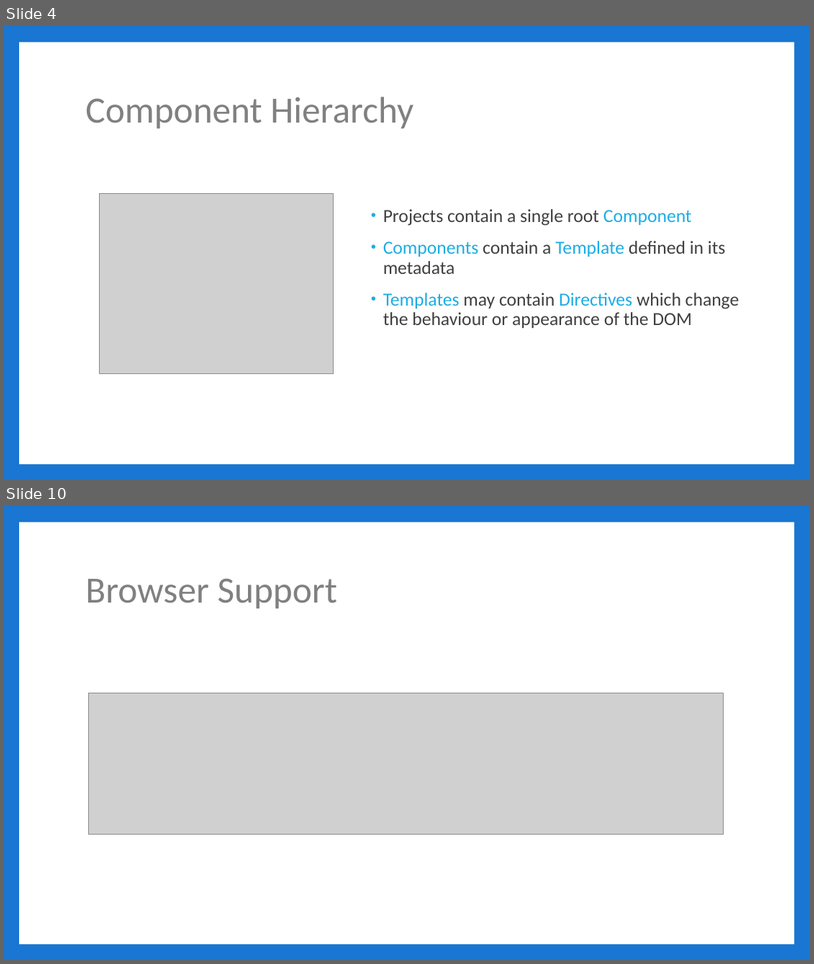
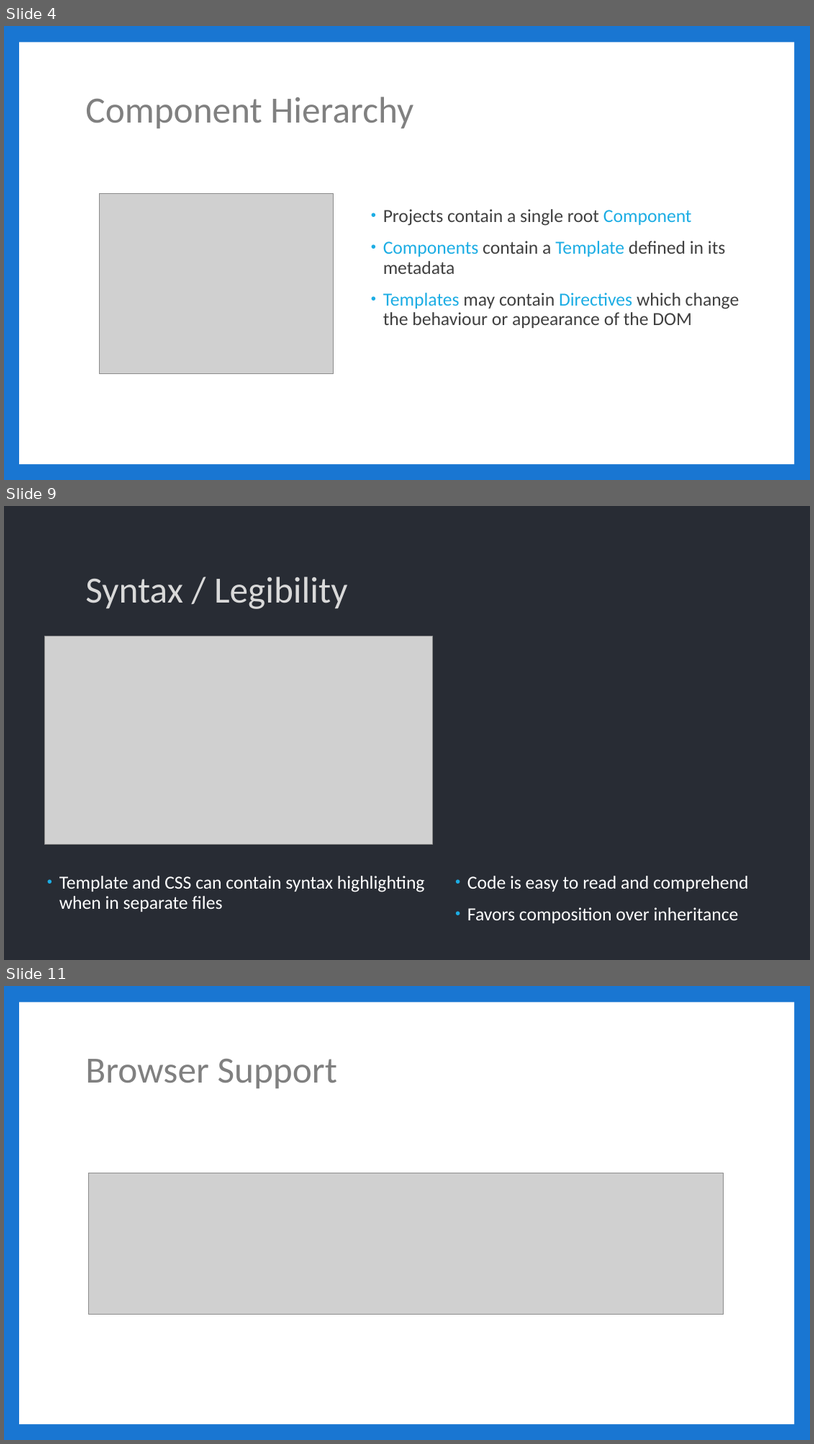
Before and after one commit to jbicks/angular2-demo, a slide deck: Angular2.pptx. Shown one above the other, each under a label of ours: slides 4 and 10 before the commit, slides 4, 9 and 11 after it; the slides between them are not shown. The pictures are 814x964 and 814x1444 pixels, drawn with LibreOffice and Linux fonts; fonts in the diff are those of the drawing; grey boxes stand for pictures. Boxes give left, top, right and bottom in pixels: in the first picture for what was removed or moved away, otherwise in the second. Text is boxed around its words. In the diff, an @@ line names an element or a change of style, - is before the commit and + after.

```diff
--- a/Angular2.pptx
+++ b/Angular2.pptx
@@ slide 9 added at <box>4,506,810,960</box>, background #282C34 @@
@@ title added at <box>85,577,348,609</box>, 44 pt, text #D9D9D9 @@
+Syntax / Legibility
@@ picture added at <box>44,636,432,844</box> @@
@@ text added at <box>59,875,425,911</box>, 22 pt, text #FFFFFF @@
+• Template and CSS can contain syntax highlighting when in separate files
@@ text added at <box>468,875,749,923</box>, 22 pt, text #FFFFFF @@
+• Code is easy to read and comprehend
+• Favors composition over inheritance
@@ what was slide 10 is now slide 11 @@
```
Also in this commit, not shown: 8 slides changed, 1 other slide added, 2 other files.
